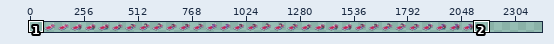
A sprite sheet gets an edit: Assets/Art/Avatar/S_INT_Bed_Nightmare.png. The picture above shows the old version from afar; the outline marks the close-up.
Close-up. The starting point:
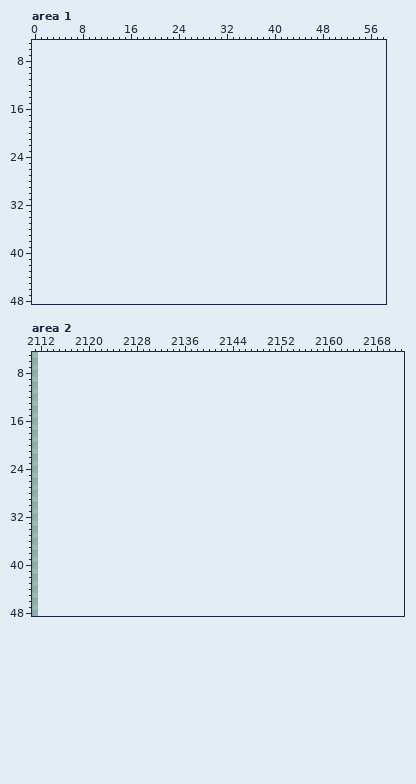
The file is 2048x64 pixels. Shown: area 1: x 0..58, y 5..48; area 2: x 2111..2172, y 5..48. The old version is drawn lined up with the new one, on the new canvas. The wide view leaves out empty margins. The commit also changed other parts of the picture, which this record leaves out.
The result:
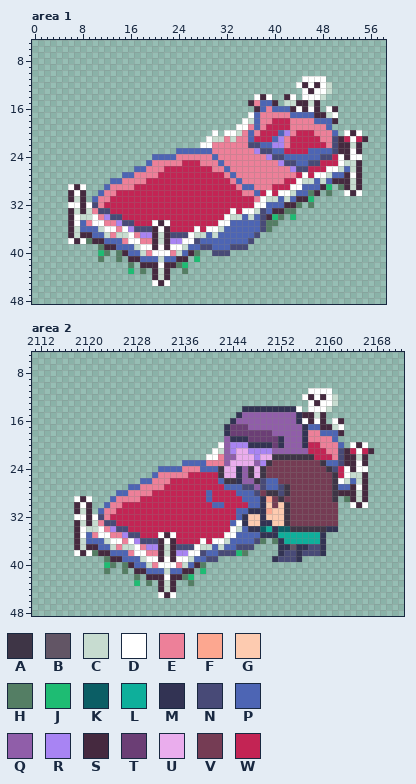
Palette (. is transparent): A #3e3546  B #625565  C #c7dcd0  D #ffffff  E #ed8099  F #fca790  G #fdcbb0  H #547e64  J #1ebc73  K #0b5e65  L #0eaf9b  M #323353  N #484a77  P #4d65b4  Q #905ea9  R #a884f3  S #45293f  T #6b3e75  U #eaaded  V #753c54  W #c32454
Difference:
canvas 2048x64 -> 2432x64, the old top-left corner now at 64,0
Changed rows in their new state; - is an unchanged pixel.
Area 1:
first column x 6:
11 ---------------------------------------DDDD-------
12 --------------------------------------DSDSDC------
13 ---------------------------------------DSDDC------
14 -------------------------------DSD--SD-DDDC-------
15 ------------------------------SEPPS-CCSSCS--------
16 -------------------------------SPEPPPSDSDS-DS-----
17 ------------------------------DPEEEEEPPPPSSCD-----
18 -----------------------------DCPEEWWWEEEEPPPS-----
19 ----------------------------DDEPEWWWWEEEEEEP------
20 ------------------------D-DDCEPEWWWPREWWWEEEP-DSD-
21 -----------------------DCCECEEPWWWPREWWWWWEENSWDWS
22 ----------------------DDEEEEEENNPPRREWWWWWWENSSCS-
23 ------------------PPPPPPEEEEEEERNNPPWWWWPPPPNSSDS-
24 --------------PPPPEEEEEEPEEEEEEEERNNPPPPPPNNWDSDD-
25 -------------PEEEEEWWWEEEPEEEEEEEEERNNPPNNWWWDCCS-
26 -----------PPEEEWWWWWWWWEEPEEEEEEEEEERNNWWWDDCPCS-
27 ---------PPEEEEWWWWWWWWWWWEPEEEEEEEEEEWDWDDCPPSDS-
28 -------PPEEEEWWWWWWWWWWWWWWEPEEEEEEEWWDCCPCPSSSCS-
29 DSD---PEEEEWWWWWWWWWWWWWWWWWEPPEEEWWWDDPPPSJ-HSCS-
30 SDS--PEEWWWWWWWWWWWWWWWWWWWWWEEPWDWDDCPPHS-H--DSD-
31 SCS-PEEWWWWWWWWWWWWWWWWWWWWWWWWEDCCPCPSSJ---------
32 DDSDNEWWWWWWWWWWWWWWWWWWWWWWWWWDDPPPSSH-H---------
33 SCSCENNWWWWWWWWWWWWWWWWWWWWDWDDCNPSSHH------------
34 SDCCDERNNWWWWWWWWWWWWWWWWWDCCPCPNSJH-J------------
35 SDPEDDEERNNWWWDSDWWWWWWWWDDPPPPPNHH---------------
36 SCPPPCDDEDRNNNSDSWWWWDWDDCPPPPPPNH----------------
37 SCSSPPCECCDERRSCSNNNDCCPCPPPPPPN------------------
38 DSDHSSPPPEDDEESCSRRDDNPPPPPPPPN-------------------
39 -----HSSPPPCDDSDSDDCPPNNPPPNNN--------------------
40 -----JH-HSPPCEDDDECPSH--NNN-----------------------
41 -----H--H-SSPPPCPPSS-J----------------------------
42 ----------H-SSSDSSHJ------------------------------
43 ----------J-H-SCS--H------------------------------
44 --------------SCS---------------------------------
45 --------------DSD---------------------------------
Area 2:
first column x 2118:
11 ---------------------------------------DDDD-------
12 --------------------------------------DSDSDC------
13 ---------------------------------------DSDDC------
14 ----------------------------MMMMMMMMMD-DDDC-------
15 ---------------------------MQQQQQQQQQMSSCS--------
16 --------------------------MQQQQQQQQQQMDSDS-DS-----
17 -------------------------MTTTQQQQQQQQQMPPSSCD-----
18 -------------------------MTTTTTTTQQQQQMEEPPPS-----
19 -------------------------QMMMTTTTTMQQQMEEEEP------
20 ------------------------DQRRRMMMMTMQQQMWWEEEP-DSD-
21 -----------------------DCQRUURRRRQQQQQQWWWEENSWDWS
22 ----------------------DDEQQUUURUUAAAAAAAWWWENSSCS-
23 ------------------PPPPEEEQUUUUQRAVVVVVVVVAPPNSSDS-
24 --------------PPPPEEEPPPAUUMQAUAVVVVVVVVVVANWDSDD-
25 -------------PEEEEEWWWWWAUUMQAUAVVVVVVVVVVVAWDCCS-
26 -----------PPEEEWWWWWWWWPAAMQQANPPVVVVVVVVVADCPCS-
27 ---------PPEEEEWWWWWWWWWWPPPNNQNPPNAVVVVVVVAPPSDS-
28 -------PPEEEEWWWWWWWWWPWWWWPPPNVAANAVVVVVVVASSSCS-
29 DSD---PEEEEWWWWWWWWWWWPWWWWWPPPMFVAVVVVVVVVA-HSCS-
30 SDS--PEEWWWWWWWWWWWWWWWPPWWWWPPMGVGAVVVVVVVV--DSD-
31 SCS-PEEWWWWWWWWWWWWWWWWWWWWPPMMMFGGAVVVVVVVV------
32 DDSDNEWWWWWWWWWWWWWWWWWWWWWPMGGMGGGAVVVVVVVV------
33 SCSCENNWWWWWWWWWWWWWWWWWWWPDMGGMMGGAVVVVVVVV------
34 SDCCDERNNWWWWWWWWWWWWWWWWWDCPMMKLMKKAAAAAAMM------
35 SDPEDDEERNNWWWDSDWWWWWWWWDDPPPPMMMLLLLLLLM--------
36 SCPPPCDDEDRNNNSDSWWWWDWDDCPPPPNH-HMLLLLLLM--------
37 SCSSPPCECCDERRSCSNNNDCCPCPPNNN----MMBMMNNM--------
38 DSDHSSPPPEDDEESCSRRDDNPPNNNJH-----MNNMNNNM--------
39 -----HSSPPPCDDSDSDDCPPNN---------MNNNM------------
40 -----JH-HSPPCEDDDECPSH----------------------------
41 -----H--H-SSPPPCPPSS-J----------------------------
42 ----------H-SSSDSSHJ------------------------------
43 ----------J-H-SCS--H------------------------------
44 --------------SCS---------------------------------
45 --------------DSD---------------------------------
Pixel boxes of the changes (left, top, right, bottom) in both close-ups:
added: (68, 76, 368, 286)
added: (74, 388, 374, 598)
